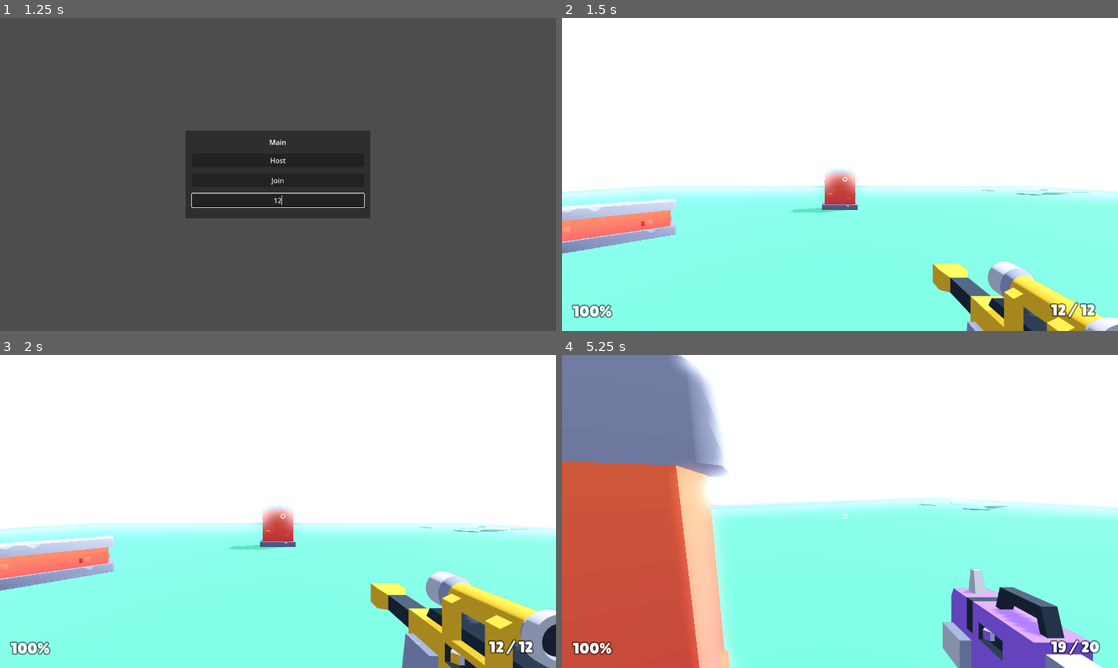
Above: before the commit, frames 1-4 (two rows, left to right).
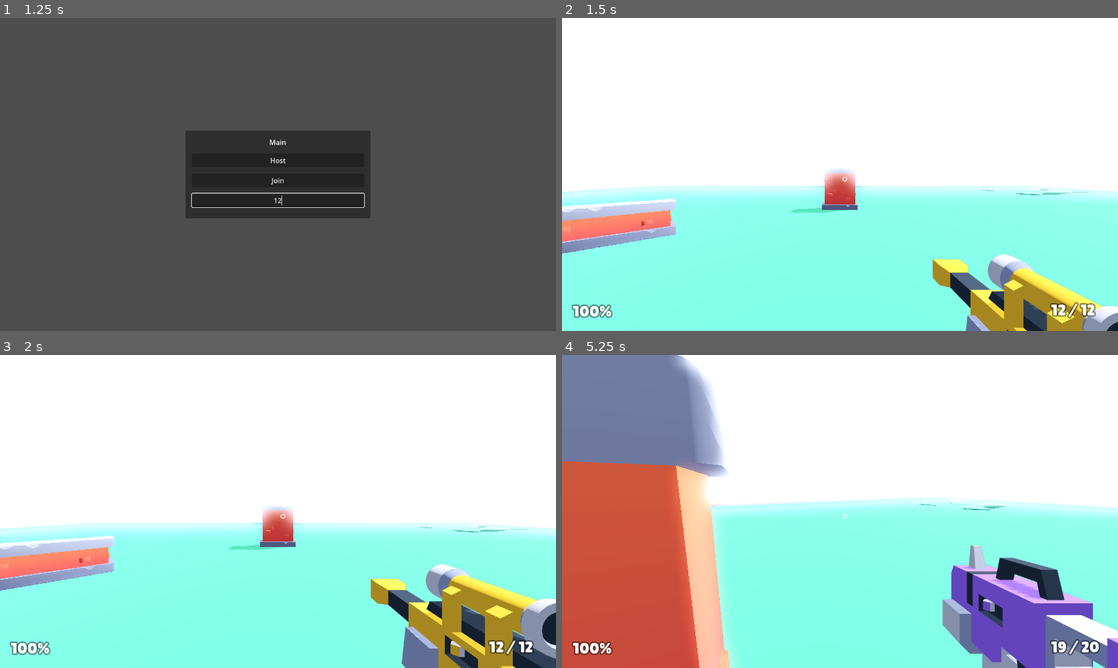
Above: after the commit, the same moments.

Repository: maidangkhanh/Blasher
Game: Godot game, scene res://scenes/main.tscn
Two runs of this game, one before a commit and one after it. Both use one fixed random seed, a clock stepped at 60 frames per second and the inputs below.
Inputs (mouse positions are in pixels of both pictures, inside the frame that each line leads up to):
- Up to frame 1 (1.25 s): click (278, 199) at 0.52 s; type "12" at 0.6 s
- Up to frame 2 (1.5 s): click "Host" at 1.25 s
- Up to frame 3 (2 s): no input
- Up to frame 4 (5.25 s): move the mouse to (867, 511) at 2.02 s; hold W (move_forward) from 2.03 s (still down); click (867, 511) at 2.1 s; tap Space (jump) at 2.27, 3.02, 4.52 s; move the mouse to (812, 511) at 2.77 s; tap Tab (scoreboard) at 2.85, 5.1 s; move the mouse to (851, 505) at 3.52 s; tap E (weapon_toggle) at 3.6 s; move the mouse to (834, 517) at 4.27 s; click (834, 517) at 4.35 s; move the mouse to (878, 514) at 5.02 s

Frame 1 is identical in both runs. In frame 2, 3.2% of the frame differs, in the area x 66-100%, y 75-100%; in frame 3, 4.4%; in frame 4, 7.3%, in the area x 68-100%, y 60-100%.
Error in both runs: Assertion failed: UPNP Discover Failed! Error 24 (res://scenes/main.gd:55)

Commit message:
adjust sniper and submachine position

Diff:
--- a/Starter-Kit-FPS-44334edba0bd0d6efa00fbe5c6fe5b5813655302/weapons/blaster-sniper.tres
+++ b/Starter-Kit-FPS-44334edba0bd0d6efa00fbe5c6fe5b5813655302/weapons/blaster-sniper.tres
@@ -7,7 +7,7 @@
 [resource]
 script = ExtResource("3_8fg14")
 model = ExtResource("2_i88jx")
-position = Vector3(0, 0.05, 0)
+position = Vector3(0, 0.1, 0)
 rotation = Vector3(0, 180, 0)
 muzzle_position = Vector3(0.1, -0.3, 2.5)
 cooldown = 0.3
--- a/Starter-Kit-FPS-44334edba0bd0d6efa00fbe5c6fe5b5813655302/weapons/blaster-submachine.tres
+++ b/Starter-Kit-FPS-44334edba0bd0d6efa00fbe5c6fe5b5813655302/weapons/blaster-submachine.tres
@@ -7,7 +7,7 @@
 [resource]
 script = ExtResource("1_kutgc")
 model = ExtResource("1_wvlrc")
-position = Vector3(0, 0, 0)
+position = Vector3(0, 0.2, 0)
 rotation = Vector3(0, 180, 0)
 muzzle_position = Vector3(0.1, -0.4, 1.5)
 cooldown = 0.1
